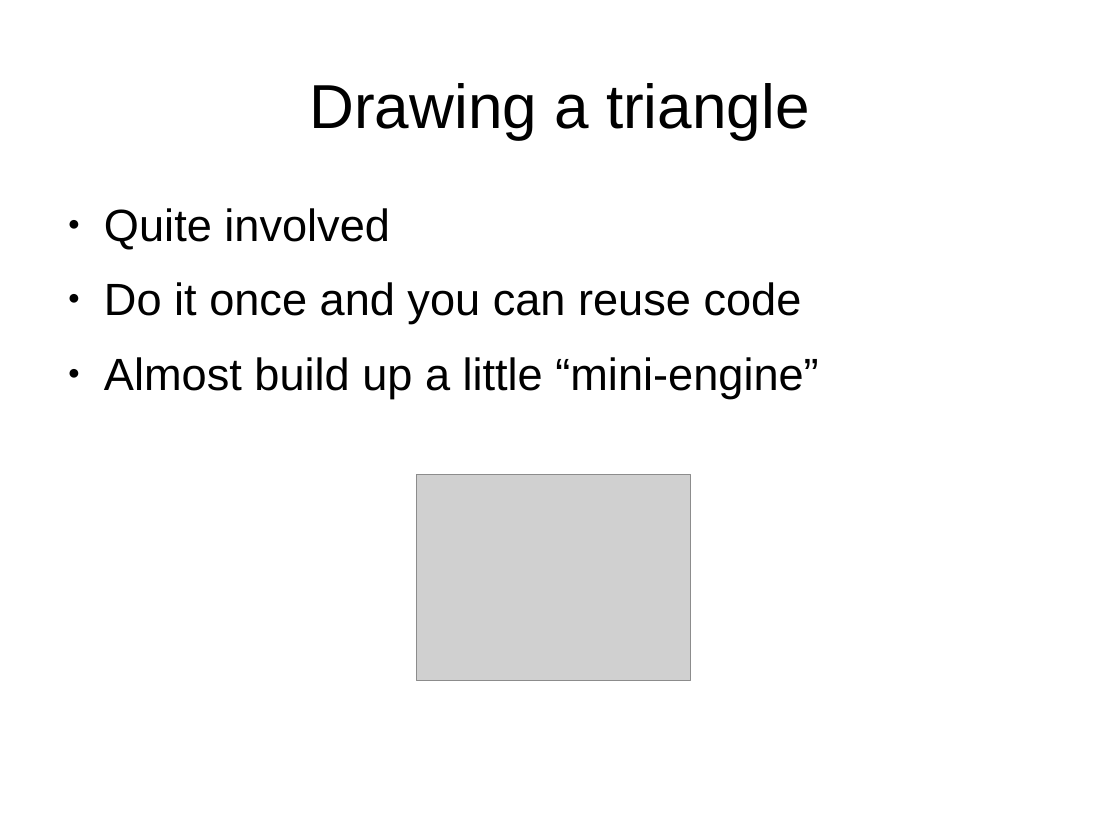
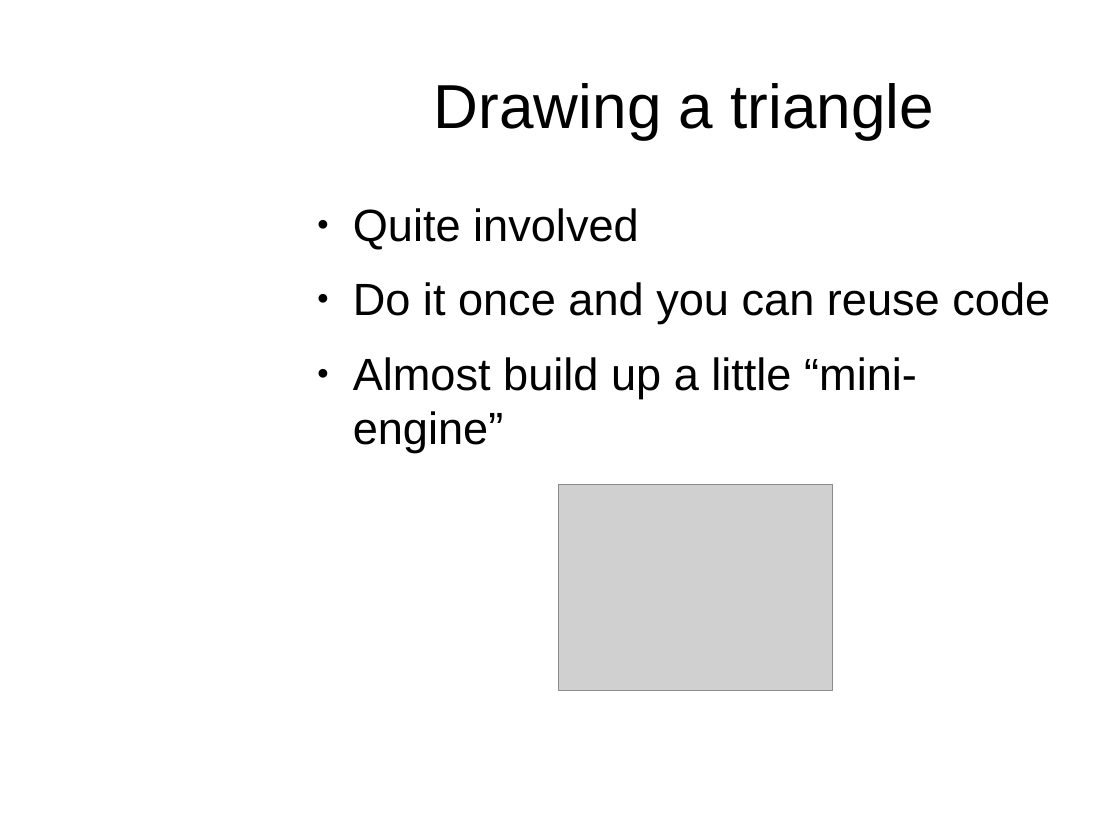
Before and after one commit to osen/creativelabs, a slide deck: slide 15 of 3dgp/3dgp-lec1.odp (slide 14 before the commit). Drawn at 1120x840 pixels with LibreOffice and Linux fonts; fonts in the diff are those of the drawing; grey boxes stand for pictures; background and template pictures are left out. Boxes give left, top, right and bottom in pixels: in the first picture for what was removed or moved away, otherwise in the second. Text is boxed around its words. In the diff, an @@ line names an element or a change of style, - is before the commit and + after.

```diff
--- a/3dgp/3dgp-lec1.odp
+++ b/3dgp/3dgp-lec1.odp
@@ title "Drawing a triangle": place and size @@
-title "Drawing a triangle" at (309, 83, 809, 139)
+title "Drawing a triangle" at (434, 83, 933, 139)
@@ text "Quite involved" rewrapped from (104, 208, 818, 398) to (353, 208, 1050, 452) @@
@@ picture: place and size @@
-picture at (417, 475, 691, 681)
+picture at (559, 485, 833, 691)
```
Also in this commit, not shown: 21 other slides changed, 3 slides added, 1 slide removed, 5 other files.
